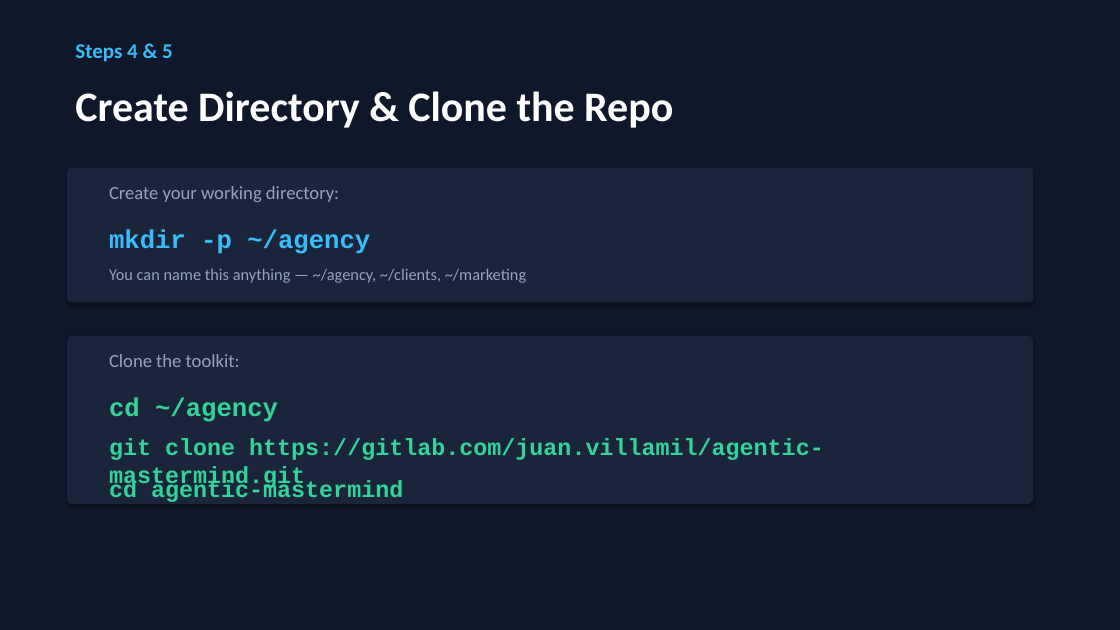
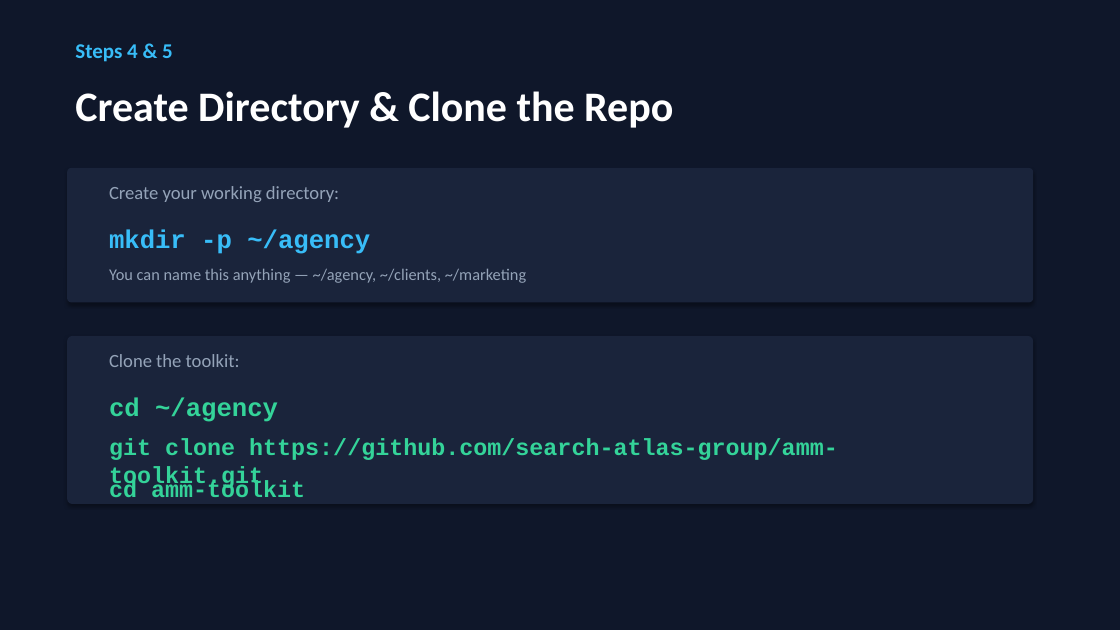
Before and after one commit to search-atlas-group/amm-founding-circle, a slide deck: slide 6 of docs/Agentic-Marketing-Mastermind-Setup-Guide.pptx. Drawn at 1120x630 pixels with LibreOffice and Linux fonts; fonts in the diff are those of the drawing. Boxes give left, top, right and bottom in pixels: in the first picture for what was removed or moved away, otherwise in the second. Text is boxed around its words. In the diff, an @@ line names an element or a change of style, - is before the commit and + after.

```diff
--- a/docs/Agentic-Marketing-Mastermind-Setup-Guide.pptx
+++ b/docs/Agentic-Marketing-Mastermind-Setup-Guide.pptx
@@ text at [109,438,838,490]: text changed @@
-git clone https://gitlab.com/juan.villamil/agentic-mastermind.git
+git clone https://github.com/search-atlas-group/amm-toolkit.git
@@ text at [109,480,305,497]: text changed @@
-cd agentic-mastermind
+cd amm-toolkit
```
Also in this commit, not shown: 3 other slides changed.
